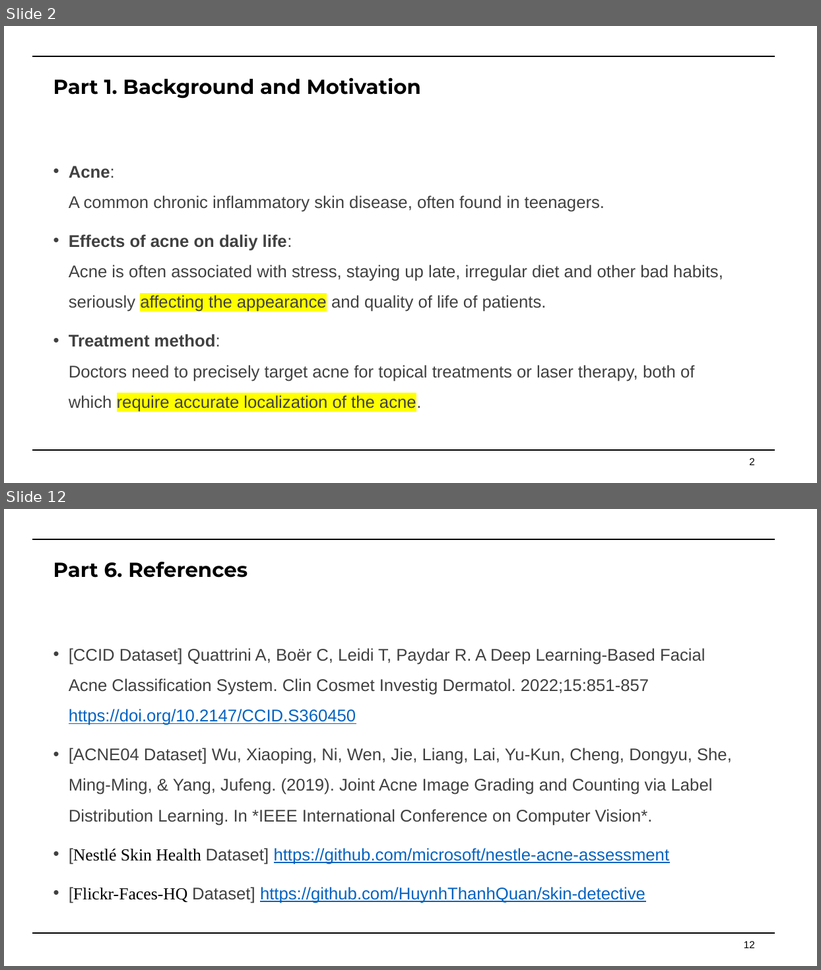
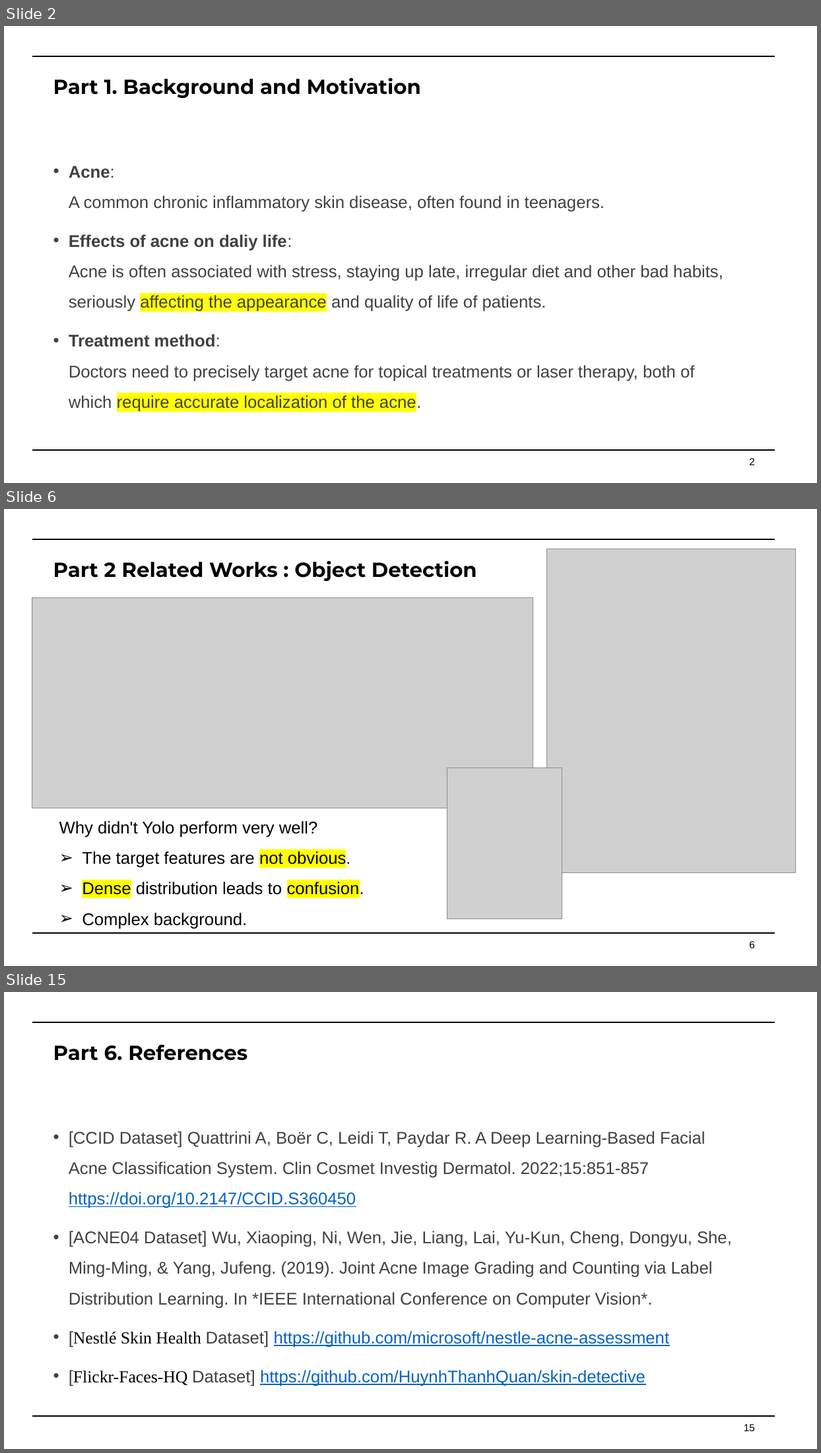
Before and after one commit to Faran-sward/ML-course-project, a slide deck: DOC&PPT/Machine+Learning+Course+Project.pptx. Shown one above the other, each under a label of ours: slides 2 and 12 before the commit, slides 2, 6 and 15 after it; the slides between them are not shown. The pictures are 821x970 and 821x1453 pixels, drawn with LibreOffice and Linux fonts; fonts in the diff are those of the drawing; grey boxes stand for pictures. Boxes give left, top, right and bottom in pixels: in the first picture for what was removed or moved away, otherwise in the second. Text is boxed around its words. In the diff, an @@ line names an element or a change of style, - is before the commit and + after.

```diff
--- a/DOC&PPT/Machine+Learning+Course+Project.pptx
+++ b/DOC&PPT/Machine+Learning+Course+Project.pptx
@@ slide 6 added at (x1=4, y1=509, x2=817, y2=966), background #FFFFFF @@
@@ line added from (32, 539) to (775, 539), #000000 1.5 pt @@
@@ title added at (x1=54, y1=560, x2=477, y2=582), 24 pt, text #000000, bold @@
+Part 2 Related Works : Object Detection
@@ picture added at (x1=547, y1=549, x2=797, y2=873) @@
@@ picture added at (x1=32, y1=597, x2=533, y2=809) @@
@@ picture added at (x1=448, y1=768, x2=562, y2=920) @@
@@ text added at (x1=59, y1=821, x2=364, y2=929), 20 pt, text #000000 @@
+Why didn't Yolo perform very well?
+➢ The target features are not obvious.
+➢ Dense distribution leads to confusion.
+➢ Complex background.
@@ line added from (32, 933) to (775, 933), #000000 1.5 pt @@
@@ page number added at (x1=749, y1=941, x2=755, y2=949), 12 pt, text #000000 @@
+6
@@ what was slide 12 is now slide 15 @@
@@ page number at (x1=744, y1=1424, x2=755, y2=1432): text changed @@
-12
+15
```
Also in this commit, not shown: 10 slides changed, 3 other slides added.
